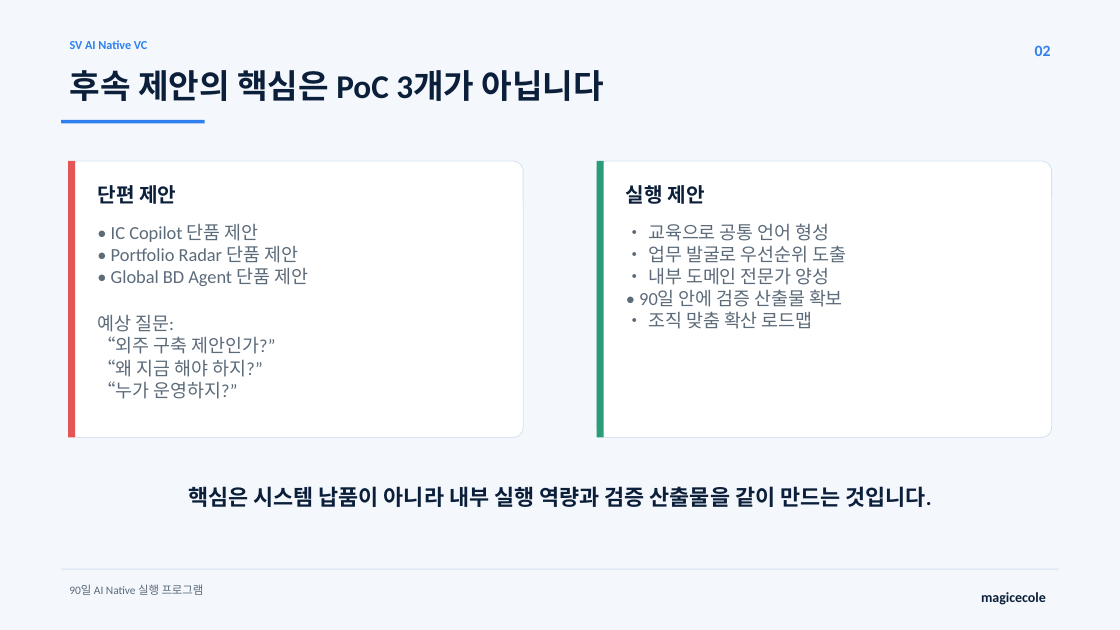
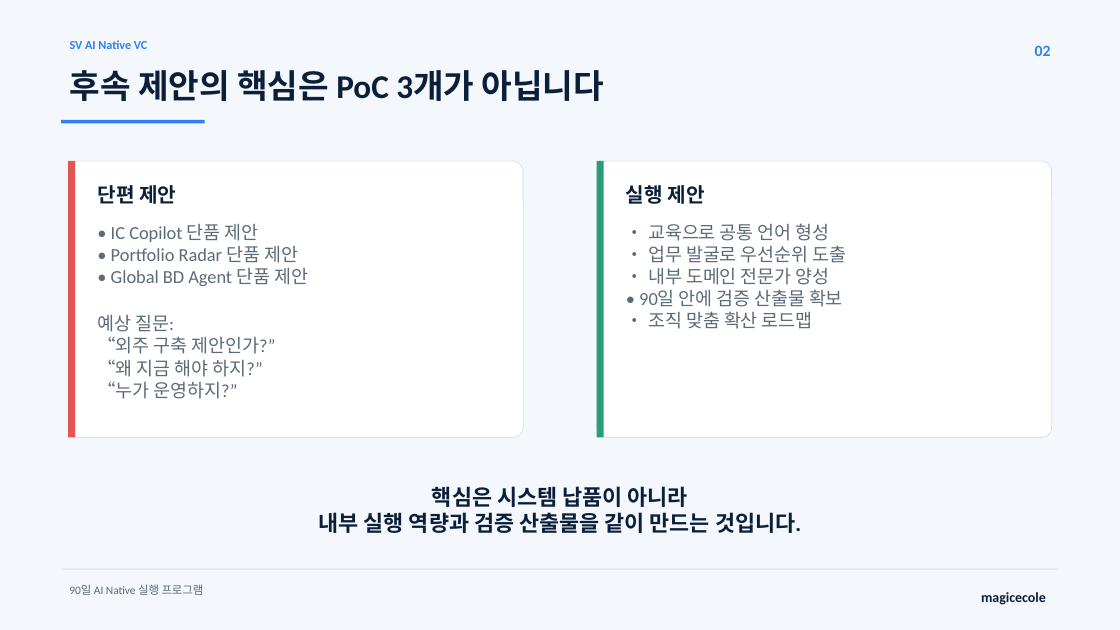
Before and after one commit to MagicecoleAI/svinvest-ai-native-vc-workshop, a slide deck: slide 2 of outputs/SV_AI_Native_90일_실행프로그램.pptx. Drawn at 1120x630 pixels with LibreOffice and Linux fonts; fonts in the diff are those of the drawing. Boxes give left, top, right and bottom in pixels: in the first picture for what was removed or moved away, otherwise in the second. Text is boxed around its words. In the diff, an @@ line names an element or a change of style, - is before the commit and + after.

```diff
--- a/outputs/SV_AI_Native_90일_실행프로그램.pptx
+++ b/outputs/SV_AI_Native_90일_실행프로그램.pptx
@@ text at box(319, 486, 801, 533): text changed @@
-핵심은 시스템 납품이 아니라 내부 실행 역량과 검증 산출물을 같이 만드는 것입니다.
+핵심은 시스템 납품이 아니라
+내부 실행 역량과 검증 산출물을 같이 만드는 것입니다.
```
Also in this commit, not shown: 7 other slides changed, 1 slide removed, 1 other file.
